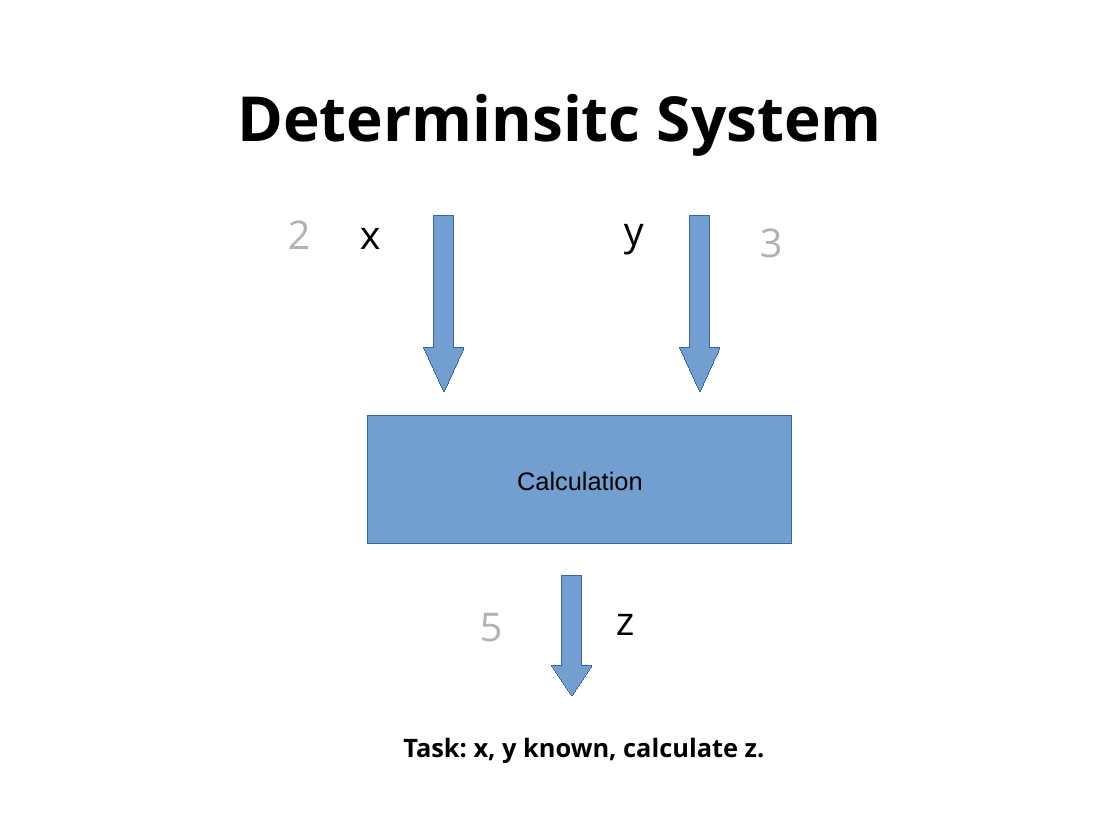
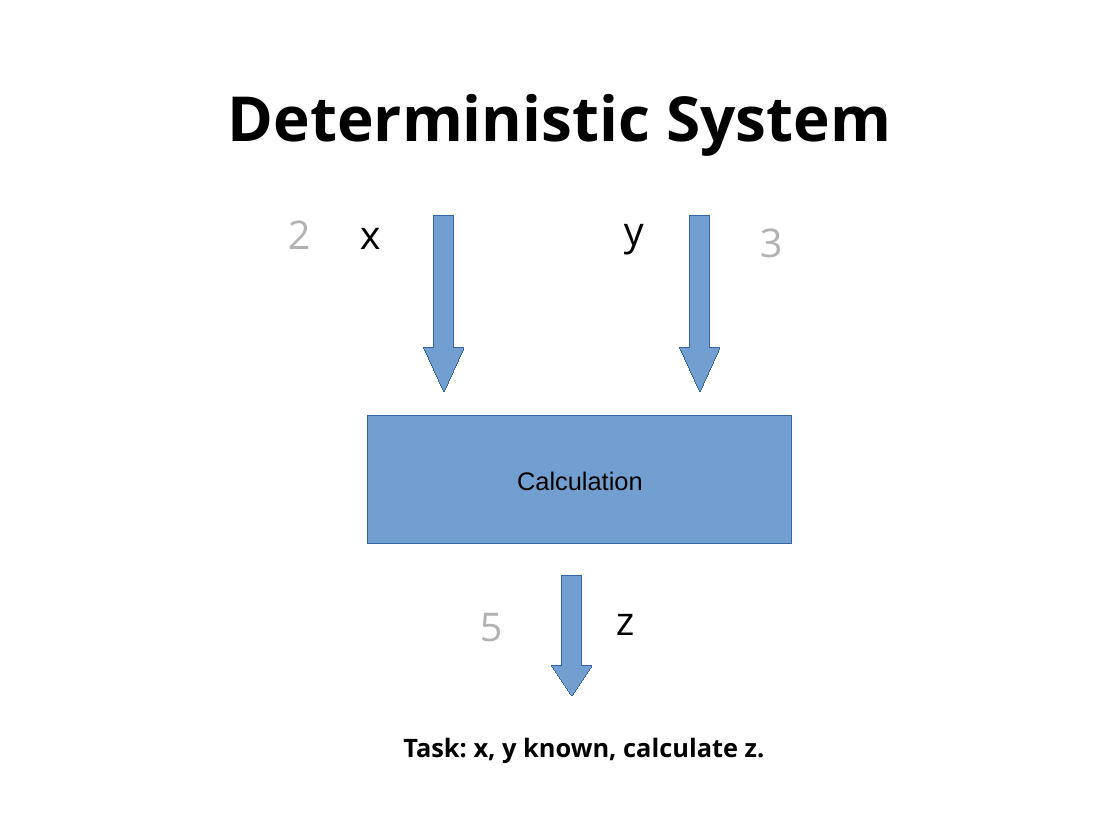
Before and after one commit to sebastian-kuebeck/jupyter-estimation, a slide deck: slide 17 of JupyterEstimation.odp. Drawn at 1120x840 pixels with LibreOffice and Linux fonts; fonts in the diff are those of the drawing. Boxes give left, top, right and bottom in pixels: in the first picture for what was removed or moved away, otherwise in the second. Text is boxed around its words. In the diff, an @@ line names an element or a change of style, - is before the commit and + after.

```diff
--- a/JupyterEstimation.odp
+++ b/JupyterEstimation.odp
@@ title at box(228, 94, 891, 156): text changed @@
-Determinsitc System
+Deterministic System
```
Also in this commit, not shown: 8 other slides changed, 1 other file.
